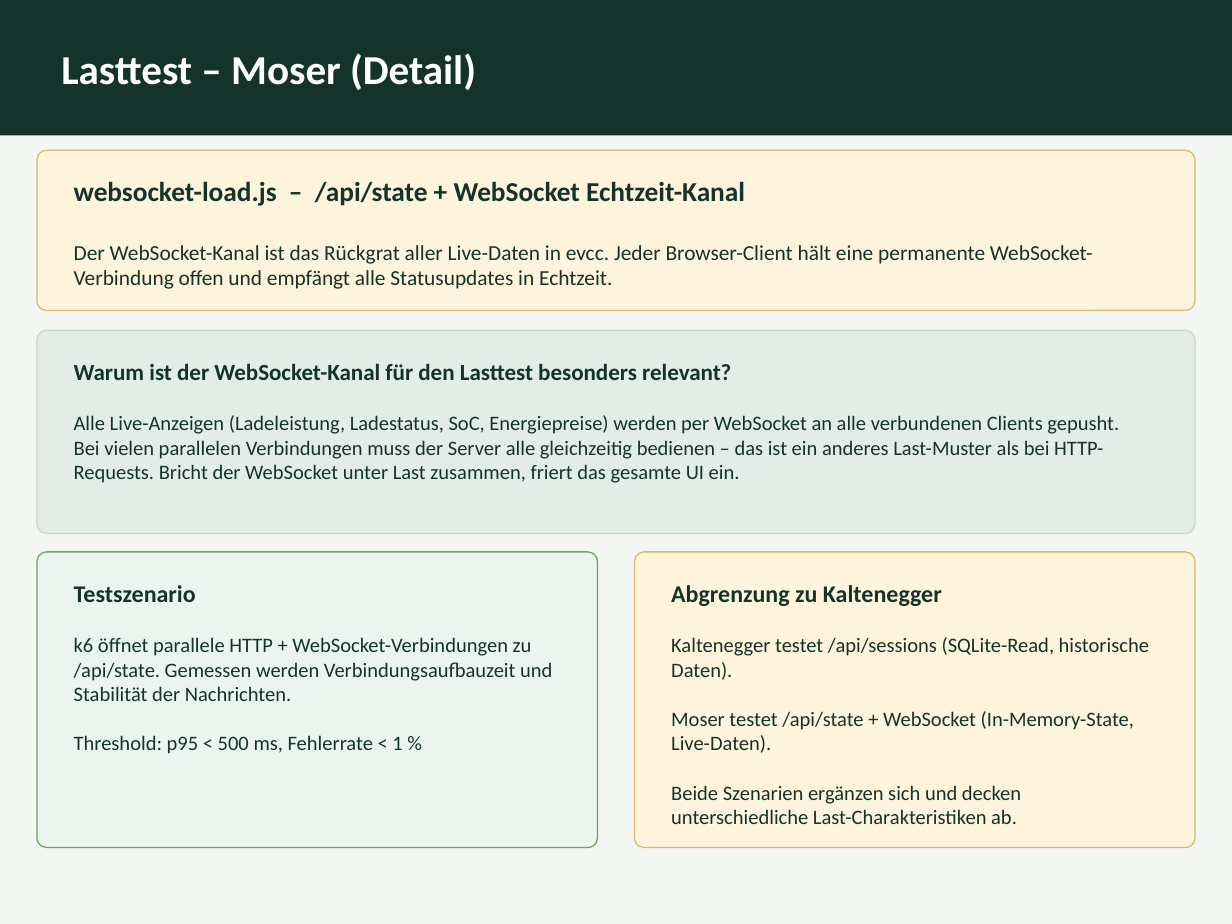
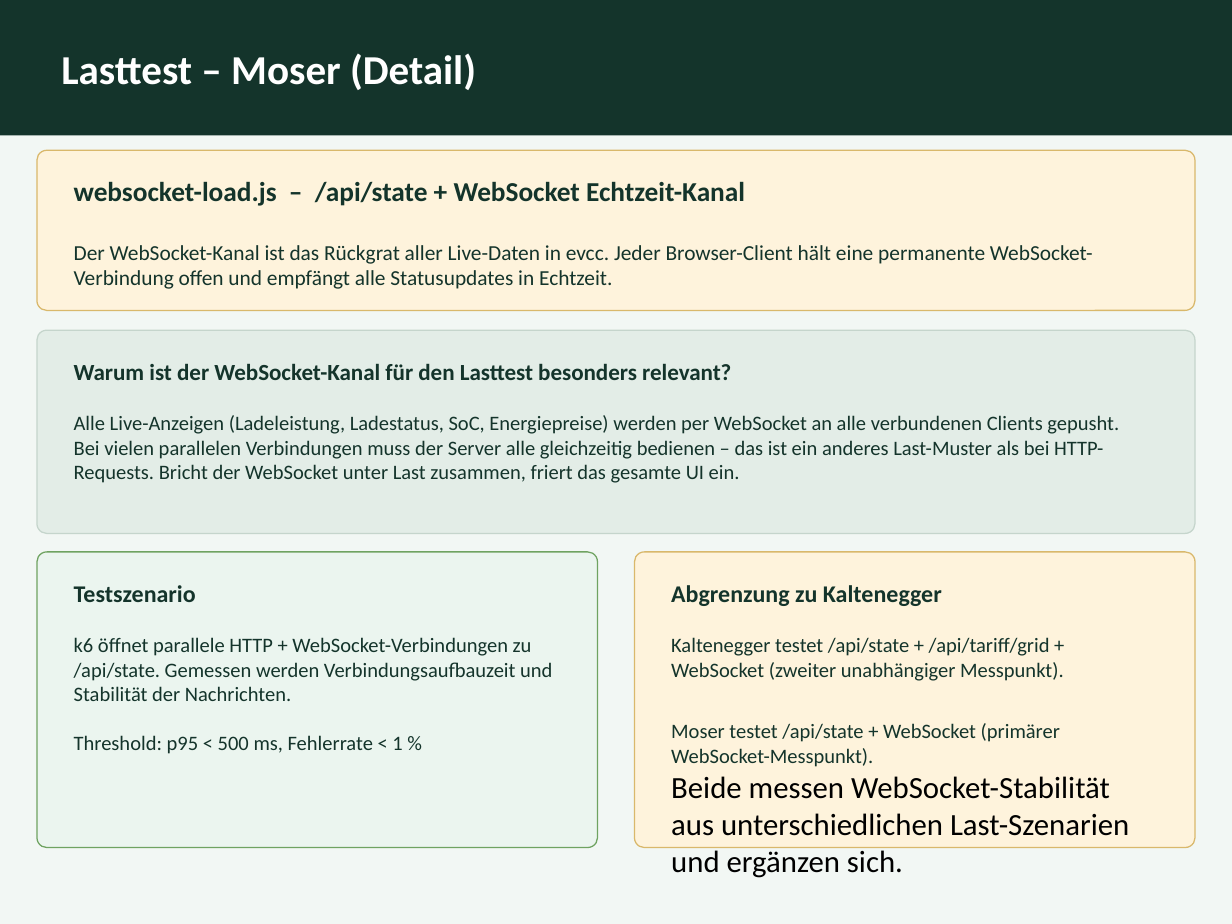
Before and after one commit to moserseb123/evcc, a slide deck: slide 15 of WAT4/kalt/PRESENTATION.pptx. Drawn at 1232x924 pixels with LibreOffice and Linux fonts; fonts in the diff are those of the drawing. Boxes give left, top, right and bottom in pixels: in the first picture for what was removed or moved away, otherwise in the second. Text is boxed around its words. In the diff, an @@ line names an element or a change of style, - is before the commit and + after.

```diff
--- a/WAT4/kalt/PRESENTATION.pptx
+++ b/WAT4/kalt/PRESENTATION.pptx
@@ text at [671,637,1129,836]: text changed @@
-Kaltenegger testet /api/sessions (SQLite-Read, historische Daten).
-Moser testet /api/state + WebSocket (In-Memory-State, Live-Daten).
-Beide Szenarien ergänzen sich und decken unterschiedliche Last-Charakteristiken ab.
+Kaltenegger testet /api/state + /api/tariff/grid + WebSocket (zweiter unabhängiger Messpunkt).
+Moser testet /api/state + WebSocket (primärer WebSocket-Messpunkt).
+Beide messen WebSocket-Stabilität aus unterschiedlichen Last-Szenarien und ergänzen sich.
```
Also in this commit, not shown: 9 other slides changed, 21 other files.
